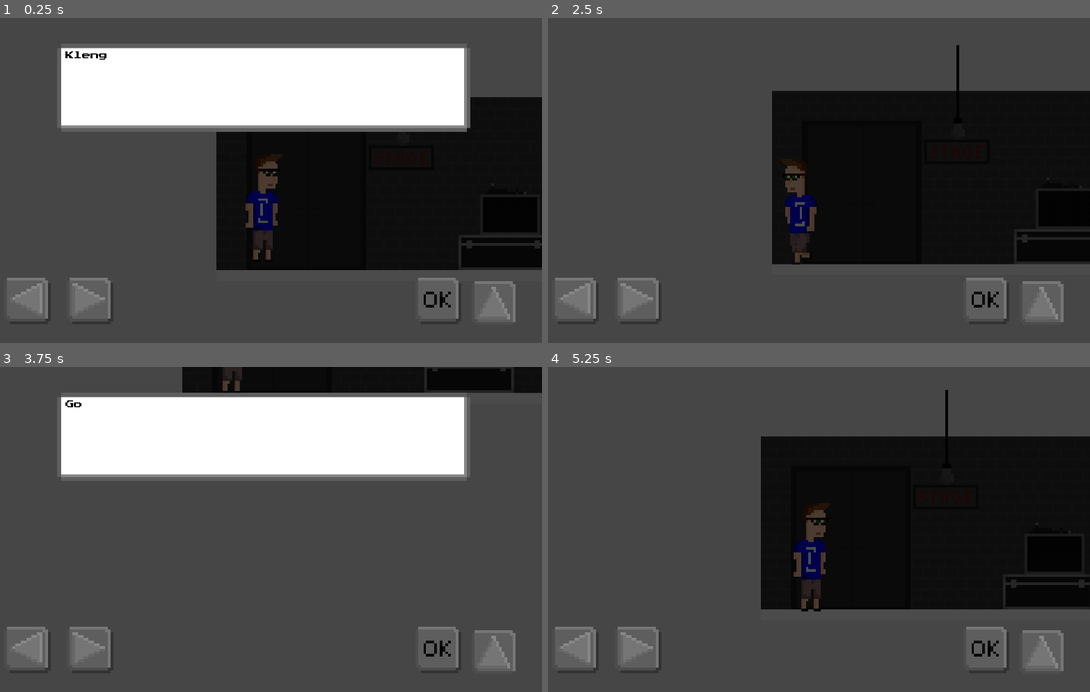
Above: before the commit, frames 1-4 (two rows, left to right).
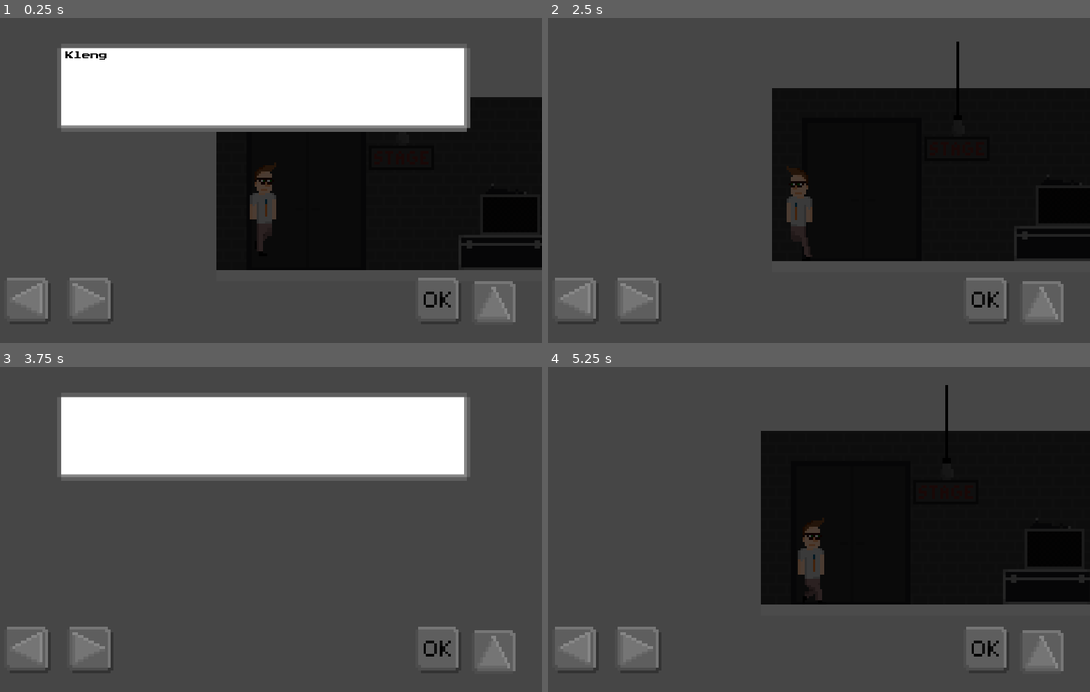
Above: after the commit, the same moments.

Repository: klenganthegame/KlenganTheGame
Game: Godot game, scene res://level/1/Level1.tscn
The game is run twice, just before and just after one commit, with the same random seed, the same clock (stepped at 60 frames per second) and the same inputs.
Inputs:
- Up to frame 1 (0.25 s): no input
- Up to frame 2 (2.5 s): tap Enter at 0.5 s; hold E (accept) 0.53-1.28 s; hold D (walk_right) 0.53-2.03 s; tap Space (jump) at 0.77, 1.52 s; tap E (accept) at 1.35, 2 s; hold A (walk_left) from 2.03 s (still down); hold E (accept) from 2.03 s (still down)
- Up to frame 3 (3.75 s): release A (walk_left) at 2.78 s; release E (accept) at 2.78 s; hold D (walk_right) from 2.78 s (still down); tap E (accept) at 2.85 s; tap Space (jump) at 3.02 s; hold E (accept) from 3.53 s (still down)
- Up to frame 4 (5.25 s): tap Space (jump) at 3.77, 4.52 s; release D (walk_right) at 4.28 s; release E (accept) at 4.28 s; hold A (walk_left) 4.28-5.03 s; tap E (accept) at 4.35 s; hold D (walk_right) from 5.03 s (still down); hold E (accept) from 5.03 s (still down)

The runs differ from the first frame. In frame 1, 0.9% of the frame differs, in the area x 45-53%, y 41-75%; in frame 2, 2.4%; in frame 3, 5.3%, in the area x 12-100%, y 0-13%; in frame 4, 3.5%.

Commit message:
changed res paths

Diff:
--- a/objects/player/Klengan.tscn
+++ b/objects/player/Klengan.tscn
@@ -1,16 +1,16 @@
 [gd_scene load_steps=27 format=2]
 
 [ext_resource path="res://objects/player/Klengan.gd" type="Script" id=1]
-[ext_resource path="res://sprites/klengan/idle/idle1.png" type="Texture" id=2]
-[ext_resource path="res://sprites/klengan/idle/idle2.png" type="Texture" id=3]
-[ext_resource path="res://sprites/klengan/walk/walk1.png" type="Texture" id=4]
-[ext_resource path="res://sprites/klengan/walk/walk2.png" type="Texture" id=5]
-[ext_resource path="res://sprites/klengan/walk/walk3.png" type="Texture" id=6]
-[ext_resource path="res://sprites/klengan/walk/walk4.png" type="Texture" id=7]
-[ext_resource path="res://sprites/klengan/walk/walk5.png" type="Texture" id=8]
-[ext_resource path="res://sprites/klengan/walk/walk6.png" type="Texture" id=9]
-[ext_resource path="res://sprites/klengan/walk/walk7.png" type="Texture" id=10]
-[ext_resource path="res://sprites/klengan/walk/walk8.png" type="Texture" id=11]
+[ext_resource path="res://resources/sprites/klengan/walkcycle/walk_02.png" type="Texture" id=2]
+[ext_resource path="res://resources/sprites/klengan/walkcycle/walk_01.png" type="Texture" id=3]
+[ext_resource path="res://resources/sprites/klengan/walkcycle/walk_03.png" type="Texture" id=4]
+[ext_resource path="res://resources/sprites/klengan/walkcycle/walk_04.png" type="Texture" id=5]
+[ext_resource path="res://resources/sprites/klengan/walkcycle/walk_05.png" type="Texture" id=6]
+[ext_resource path="res://resources/sprites/klengan/walkcycle/walk_06.png" type="Texture" id=7]
+[ext_resource path="res://resources/sprites/klengan/walkcycle/walk_07.png" type="Texture" id=8]
+[ext_resource path="res://resources/sprites/klengan/walkcycle/walk_08.png" type="Texture" id=9]
+[ext_resource path="res://resources/sprites/klengan/walkcycle/walk_09.png" type="Texture" id=10]
+[ext_resource path="res://resources/sprites/klengan/walkcycle/walk_00.png" type="Texture" id=11]
 [ext_resource path="res://resources/mobilebuttons/original/JumpPressed.png" type="Texture" id=12]
 [ext_resource path="res://resources/mobilebuttons/original/EnterUnpressed.png" type="Texture" id=13]
 [ext_resource path="res://resources/mobilebuttons/original/EnterPressed.png" type="Texture" id=14]
@@ -30,17 +30,17 @@
 "name": "idle",
 "speed": 1.0
 }, {
-"frames": [ ExtResource( 4 ), ExtResource( 5 ), ExtResource( 6 ), ExtResource( 7 ), ExtResource( 8 ), ExtResource( 9 ), ExtResource( 10 ), ExtResource( 11 ) ],
+"frames": [ ExtResource( 3 ), ExtResource( 2 ), ExtResource( 4 ), ExtResource( 5 ), ExtResource( 6 ), ExtResource( 7 ), ExtResource( 8 ), ExtResource( 9 ), ExtResource( 10 ), ExtResource( 11 ) ],
 "loop": true,
 "name": "walk",
-"speed": 10.0
+"speed": 14.0
 } ]
 
 [sub_resource type="RectangleShape2D" id=2]
 extents = Vector2( 24.9137, 10 )
 
 [sub_resource type="RectangleShape2D" id=3]
-extents = Vector2( 19.0106, 6.71835 )
+extents = Vector2( 34.3377, 6.71835 )
 
 [sub_resource type="DynamicFont" id=4]
 font_data = ExtResource( 22 )
@@ -50,10 +50,10 @@
 
 [node name="AnimatedSprite" type="AnimatedSprite" parent="."]
 position = Vector2( 1, 1 )
-scale = Vector2( 0.2, 0.2 )
+scale = Vector2( 4, 4 )
 frames = SubResource( 1 )
-animation = "idle"
-frame = 1
+animation = "walk"
+frame = 5
 playing = true
 
 [node name="Camera2D" type="Camera2D" parent="."]
@@ -62,14 +62,14 @@
 smoothing_enabled = true
 
 [node name="Area2D" type="Area2D" parent="."]
-editor/display_folded = true
 position = Vector2( 0, 90 )
 
 [node name="CollisionShape2D" type="CollisionShape2D" parent="Area2D"]
+position = Vector2( 3.41373, -11.2166 )
 shape = SubResource( 2 )
 
 [node name="CollisionShape2D" type="CollisionShape2D" parent="."]
-position = Vector2( -2.39494, 90.9944 )
+position = Vector2( 0.0434299, 81.9697 )
 shape = SubResource( 3 )
 
 [node name="CanvasLayer" type="CanvasLayer" parent="."]
